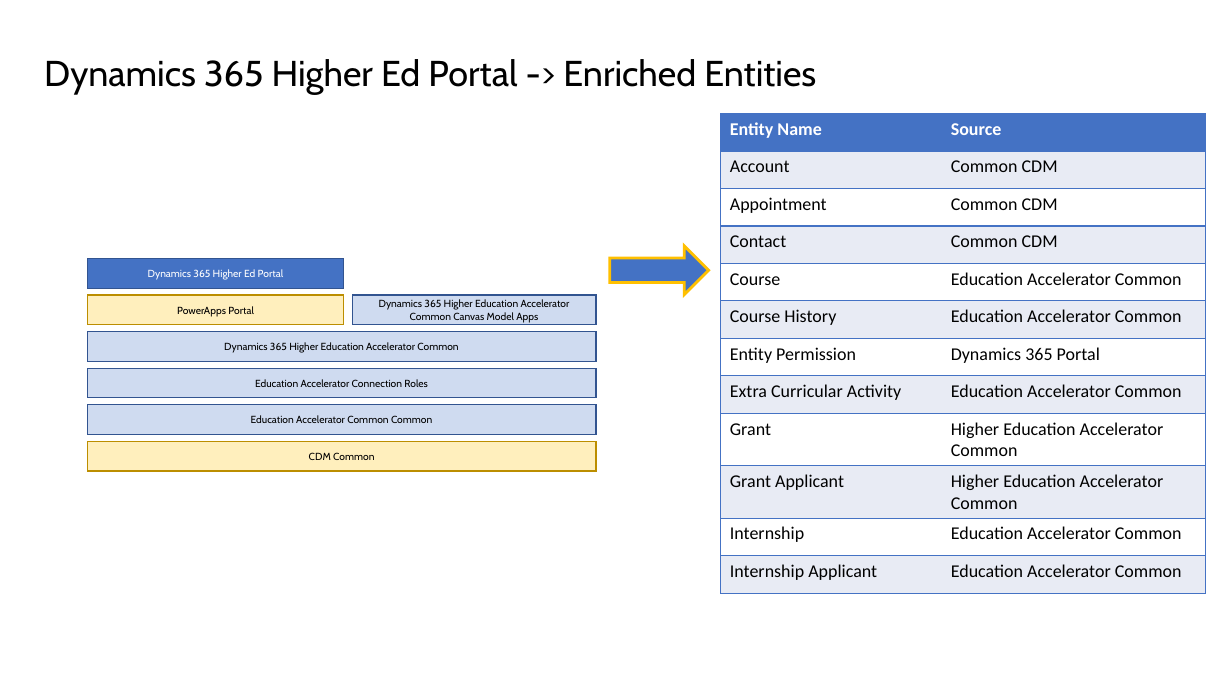
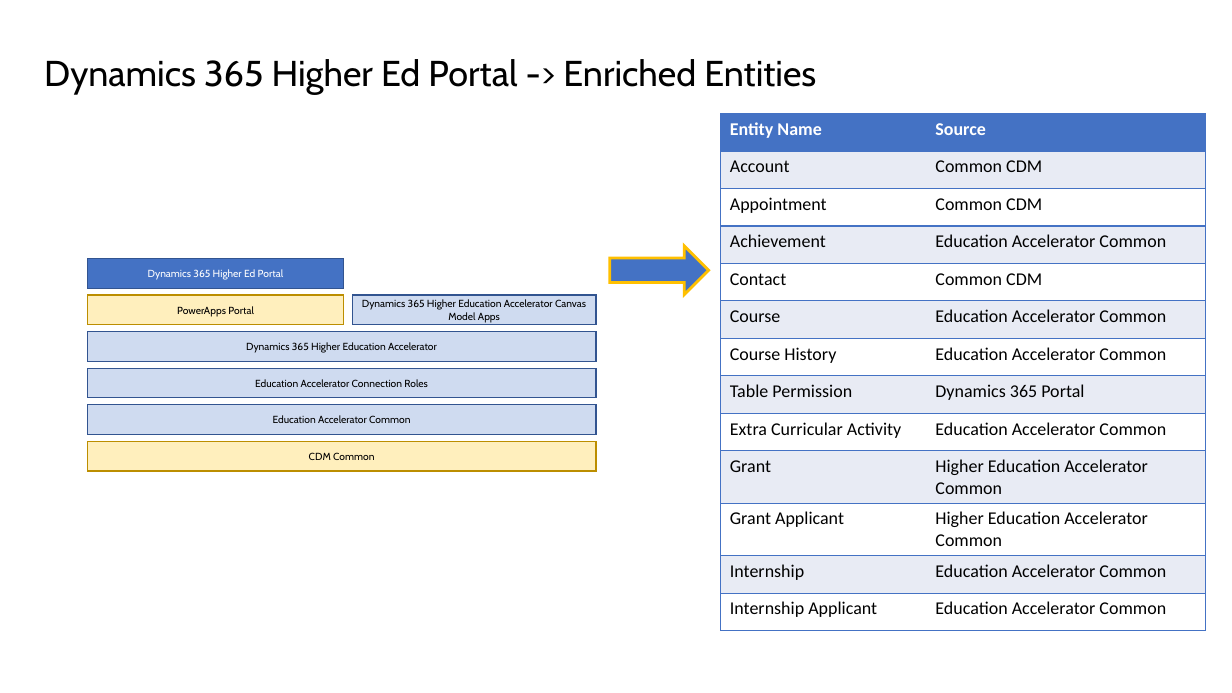
Before and after one commit to microsoft/Industry-Accelerator-Education, a slide deck: slide 12 of documentation/Higher.Education.Solution.Packaging.Design & ERD.pptx (slide 11 before the commit). Drawn at 1232x693 pixels with LibreOffice and Linux fonts; fonts in the diff are those of the drawing. Boxes give left, top, right and bottom in pixels: in the first picture for what was removed or moved away, otherwise in the second. Text is boxed around its words. In the diff, an @@ line names an element or a change of style, - is before the commit and + after.

```diff
--- a/documentation/Higher.Education.Solution.Packaging.Design & ERD.pptx
+++ b/documentation/Higher.Education.Solution.Packaging.Design & ERD.pptx
@@ table at (721, 114, 1205, 630) @@
+row 4: Achievement | Education Accelerator Common
-row 8, column 1: Entity Permission
+row 8, column 1: Table Permission
@@ text in rectangle at (362, 299, 586, 322): text changed @@
-Dynamics 365 Higher Education Accelerator Common Canvas Model Apps
+Dynamics 365 Higher Education Accelerator Canvas Model Apps
@@ text in rectangle at (246, 342, 437, 353): text changed @@
-Dynamics 365 Higher Education Accelerator Common
+Dynamics 365 Higher Education Accelerator
@@ text in rectangle at (273, 415, 410, 423): text changed @@
-Education Accelerator Common Common
+Education Accelerator Common
```
Also in this commit, not shown: 12 other slides changed, 1 slide added, 33 other files.
